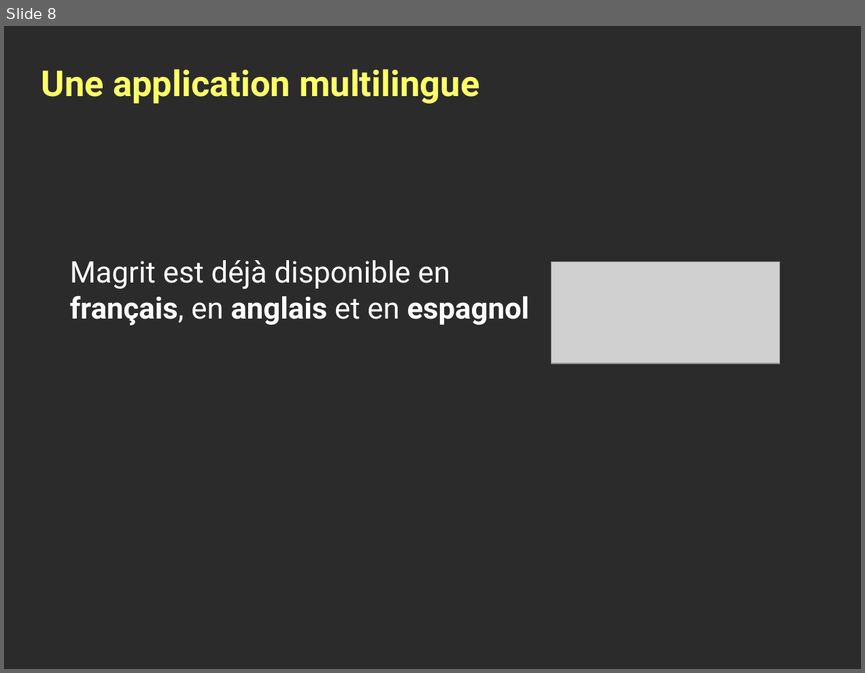
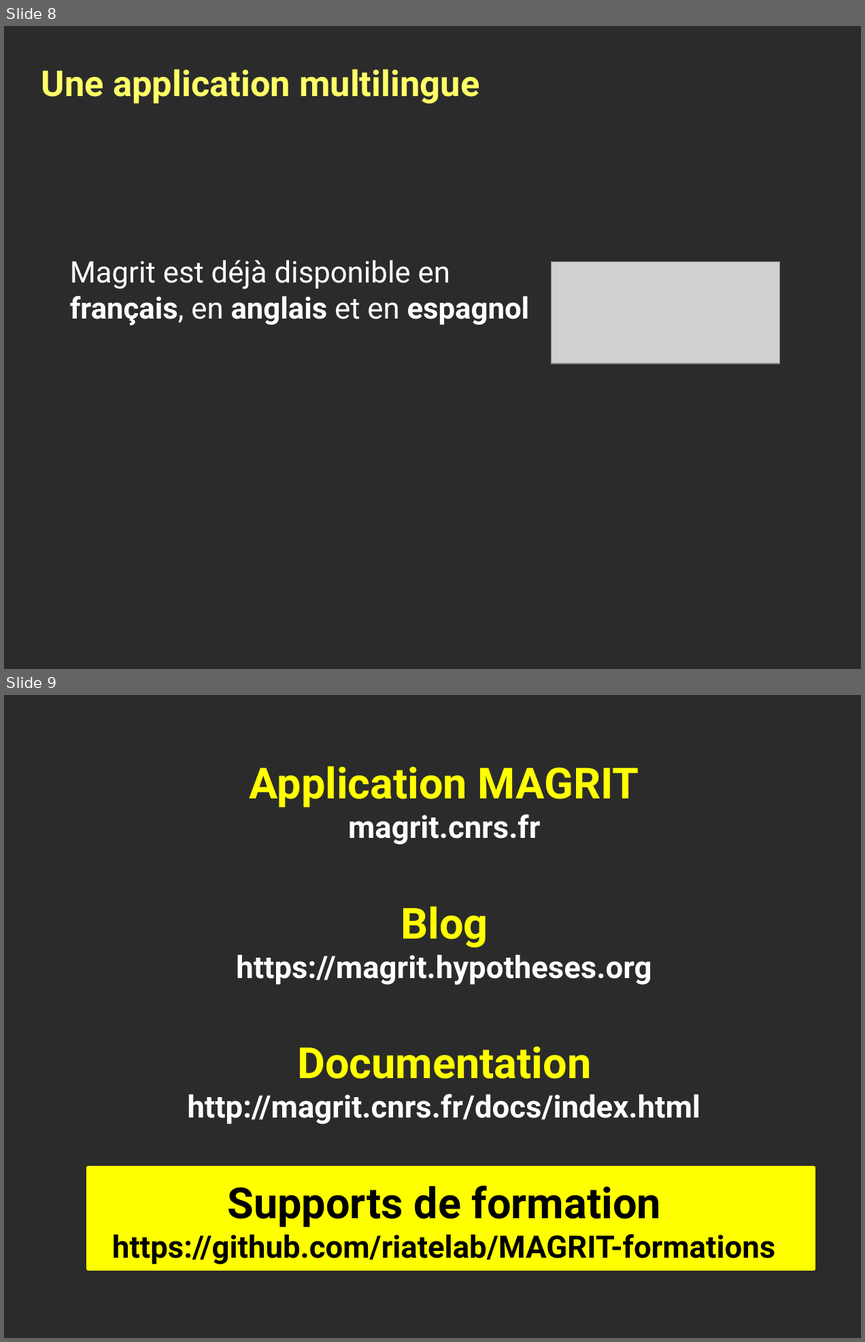
Before and after one commit to rCarto/MAGRIT-formations, a slide deck: ppt1 - MAGRIT.odp. Shown one above the other, each under a label of ours: slide 8 before the commit, slides 8 and 9 after it. The pictures are 865x673 and 865x1342 pixels, drawn with LibreOffice and Linux fonts; fonts in the diff are those of the drawing; grey boxes stand for pictures; background and template pictures are left out; a plain dark background stands for a picture behind light text. Boxes give left, top, right and bottom in pixels: in the first picture for what was removed or moved away, otherwise in the second. Text is boxed around its words. In the diff, an @@ line names an element or a change of style, - is before the commit and + after.

```diff
--- a/ppt1 - MAGRIT.odp
+++ b/ppt1 - MAGRIT.odp
@@ slide 9 added at box(4, 695, 861, 1338), background picture (left out) @@
@@ title added at box(112, 766, 775, 1264), 26 pt, text #FFFFFF, bold @@
+Application MAGRIT
+magrit.cnrs.fr
+Blog
+https://magrit.hypotheses.org
+Documentation
+http://magrit.cnrs.fr/docs/index.html
+Supports de formation
+https://github.com/riatelab/MAGRIT-formations
@@ rectangle added at box(88, 1167, 813, 1268), fill #FFFF00, outline #FFFF00 2.89 pt @@
```
Also in this commit, not shown: 1 slide removed, 1 other file.
